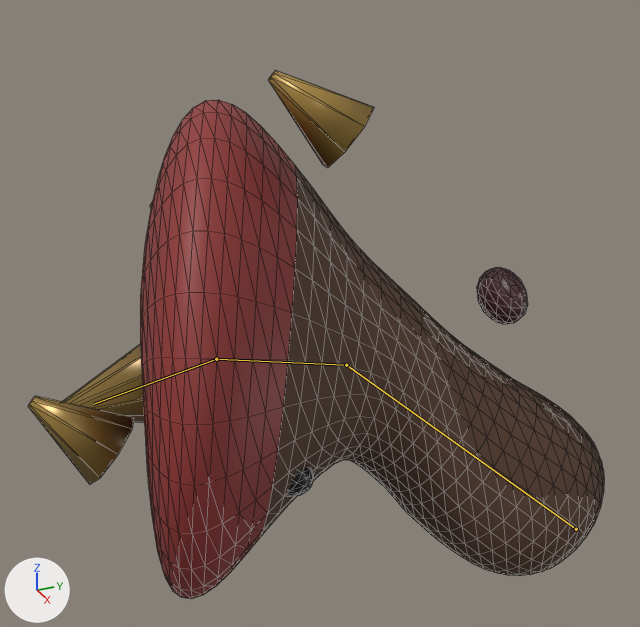
An edit to the glTF model public/models/yaguramori.glb, drawn before and after from the same camera.
Before and after are seen from a 50 mm camera at (0.47, -0.452, 0.528) aimed at (-0.11, -0.19, 0.238). The lights are fixed; the arrows at lower left show +X, +Y and +Z. The picture after the commit comes second. Both versions are drawn at frame 18 of the action 'die'; the numbers are the values there. The bones that change, and the others that lie on the model, are drawn over the model as lines. Mesh edges are drawn as thin lines.

Objects in the first picture: 'yaguramori'.
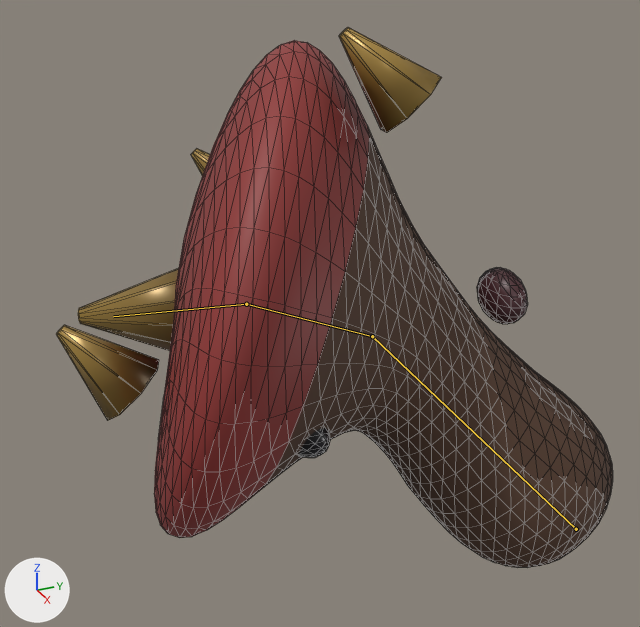
Edits to the scene script, one JSON object a line:
```json
{"block": "bone_root_stem", "where": "bone_root_stem = bpy.data.objects['yaguramori_arm'].pose.bones['root-stem']"}
{"op": "set", "path": "bone_root_stem.rotation_quaternion", "old": "(0.898, 0.378, 0.087, 0.206)", "new": "(0.924, 0.331, 0.065, 0.182)", "note": "degrees (46, 0, 26) -> degrees (39, 0, 22)"}
{"block": "bone_stem_capbase", "where": "bone_stem_capbase = bpy.data.objects['yaguramori_arm'].pose.bones['stem-capbase']  # child of 'root-stem'"}
{"op": "set", "path": "bone_stem_capbase.rotation_quaternion", "old": "(0.956, 0.251, 0.038, 0.145)", "new": "(0.967, 0.218, 0.028, 0.126)", "note": "degrees (29, 0, 17) -> degrees (25, 0, 15)"}
{"block": "bone_capbase_captop", "where": "bone_capbase_captop = bpy.data.objects['yaguramori_arm'].pose.bones['capbase-captop']  # child of 'stem-capbase'"}
{"op": "set", "path": "bone_capbase_captop.rotation_quaternion", "old": "(0.978, 0.18, 0.019, 0.105)", "new": "(0.983, 0.156, 0.014, 0.091)", "note": "degrees (21, 0, 12) -> degrees (18, 0, 11)"}
```

Location of each change, (x1, y1, x2, y2) in pixels of the pictures (640 x 627 px):
```json
{"object": "yaguramori", "change": "posed", "before": [28, 70, 604, 599], "after": [56, 27, 613, 568]}
{"bone": "root-stem", "before": "(576, 529) to (346, 365)", "after": "(576, 529) to (372, 336)"}
{"bone": "stem-capbase", "before": "(346, 365) to (216, 359)", "after": "(372, 336) to (246, 304)"}
{"bone": "capbase-captop", "before": "(216, 359) to (93, 404)", "after": "(246, 304) to (113, 316)"}
```
